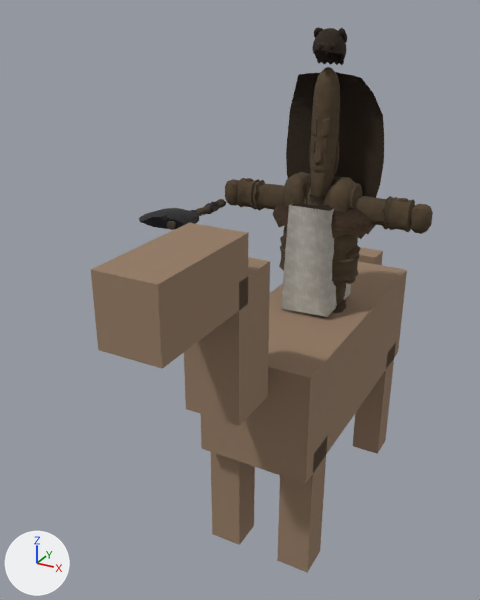
One commit to the glTF model csharp/Unciv.Godot/Packs/units/models/unit/Cossack.glb: the scene before it, then after it.
One viewpoint serves both versions: a 50 mm camera at (0.429, -1.081, 0.934) aimed at (-0.096, -0.127, 0.457). The axes (+X, +Y, +Z) are drawn at lower left. The lights are the same throughout. The older version comes first. Vertices at exactly the same position are counted once.

The first picture shows '1H_Axe', 'Barbarian_Cape', 'Barbarian_Hat', 'HorseMesh', 'Warrior'.
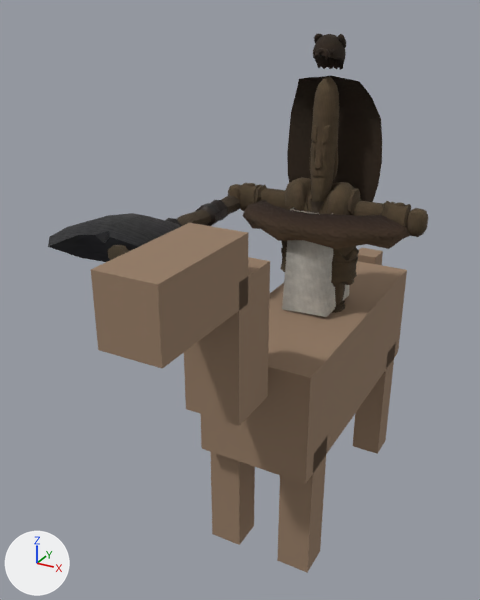
Location of each change, (x1, y1, x2, y2) in pixels of the pictures (480 x 600 px; the box of a moved part takes in the faces that stretch with it):
'Warrior', reshaped, rescaled
    before: (225, 67, 433, 317)
    after: (228, 77, 428, 317)
'Barbarian_Cape', moved, rescaled
    before: (286, 72, 384, 198)
    after: (287, 76, 382, 202)
'1H_Axe', moved, rescaled
    before: (139, 199, 226, 230)
    after: (48, 195, 240, 262)
'Barbarian_Hat', moved, rescaled
    before: (312, 27, 347, 65)
    after: (313, 33, 346, 70)
part 1 of me_mesh_skinned, moved or reshaped
    before: (273, 201, 376, 239)
    after: (243, 200, 411, 249)

The change, as a diff of the scene's bpy script:
```diff
--- a/csharp/Unciv.Godot/Packs/units/models/unit/Cossack.glb.py
+++ b/csharp/Unciv.Godot/Packs/units/models/unit/Cossack.glb.py
@@ me_mesh_skinned @@
 # used by ob_warrior; location = (0.0, 0.0, 0.38); scale = (0.213, 0.213, 0.213)
-me_mesh_skinned.from_pydata(...)  # 2465 vertices, 4517 faces; spans x -0.92..0.92, y -0.28..0.28, z 0.0..2.19
+me_mesh_skinned.from_pydata(...)  # 2465 vertices, 4517 faces; spans x -0.92..0.92, y -0.41..0.41, z 0.0..2.19
+# me_mesh_skinned part 1: the loose piece of 64 vertices spanning x -0.44..0.49, y -0.24..0.24, z 0.86..1.15 is scaled about the mesh origin by (1.7, 1.7, 1)
 me_mesh_skinned.materials.append(mat_wool)
@@ ob_warrior @@
 ob_warrior.location = (0.0, 0.0, 0.38)
-ob_warrior.scale = (0.213, 0.213, 0.213)
+ob_warrior.scale = (0.206, 0.206, 0.206)
@@ ob_1h_axe @@
 ob_1h_axe = bpy.data.objects.new('1H_Axe', me_mesh_1h_axe)
-ob_1h_axe.location = (-0.18, -0.08, 0.603)
+ob_1h_axe.location = (-0.174, -0.086, 0.596)
 ob_1h_axe.rotation_euler = (1.571, 0.0, 0.0)  # degrees (90, 0, 0)
-ob_1h_axe.scale = (0.138, 0.138, 0.138)
+ob_1h_axe.scale = (0.291, 0.291, 0.291)
@@ ob_barbarian_hat @@
 ob_barbarian_hat = bpy.data.objects.new('Barbarian_Hat', me_mesh_barbarian_hat)
-ob_barbarian_hat.location = (0.0, 0.0, 0.837)
-ob_barbarian_hat.scale = (0.05, 0.0553, 0.0574)
+ob_barbarian_hat.location = (0.0, 0.0, 0.83)
+ob_barbarian_hat.scale = (0.0484, 0.0535, 0.0556)
@@ ob_barbarian_cape @@
 ob_barbarian_cape = bpy.data.objects.new('Barbarian_Cape', me_mesh_barbarian_cape)
-ob_barbarian_cape.location = (0.0, 0.0, 0.833)
-ob_barbarian_cape.scale = (0.191, 0.128, 0.213)
+ob_barbarian_cape.location = (0.0, 0.0, 0.827)
+ob_barbarian_cape.scale = (0.185, 0.123, 0.206)
```
